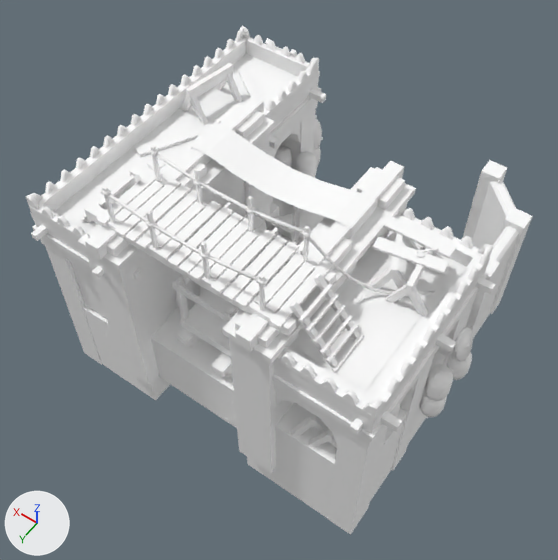
A saved change to the glTF model assets/models/buildings/pers_workshop.glb.
Rendered twice from a 50 mm lens placed at (-20.4, 31.6, 44.6), pointed at (-0.5, 3.7, 0.9). The axes (+X, +Y, +Z) are drawn at lower left. The lights are the same throughout. The first picture is the older version. Vertices at exactly the same position are counted once.

Names of what the first picture shows: 'Building'.
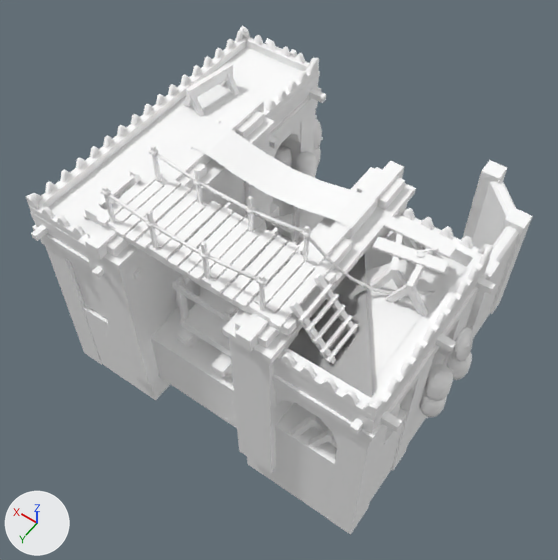
Where the change shows, as pixel boxes (x1, y1, x2, y2) in the pictures (558 x 560 px):
part 1 of me_b, added: after (31, 47, 424, 422)

The change in detail:
me_b is used by ob_building; location (0.0, 0.0, 0.0).
me_b had 3576 vertices, 5736 faces and spanned x -14.7..12.7, y -13.7..14.2, z -8.1..13.8.
me_b now has 3941 vertices, 5925 faces and spans x -14.7..12.7, y -13.7..14.2, z -8.1..13.8.
me_b part 1: 333 vertices added at x -13.4..12.1, y -13.7..13.7, z -8.1..9.1.
Other edits to the shape of me_b do not show in these pictures.
